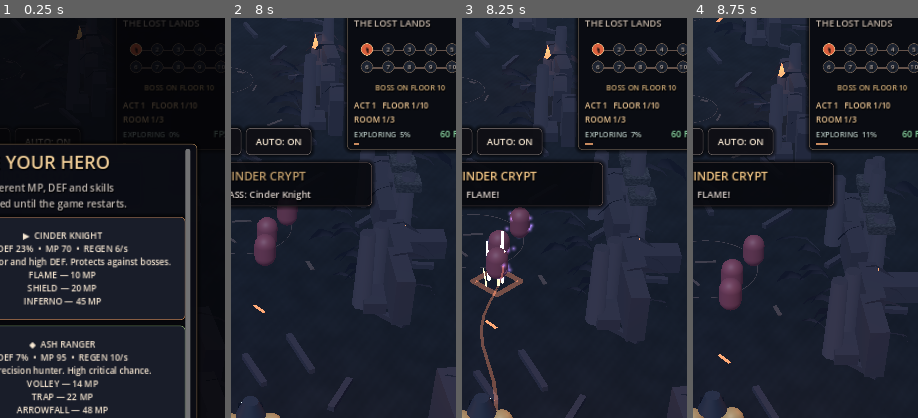
Above: before the commit, frames 1-4 (left to right).
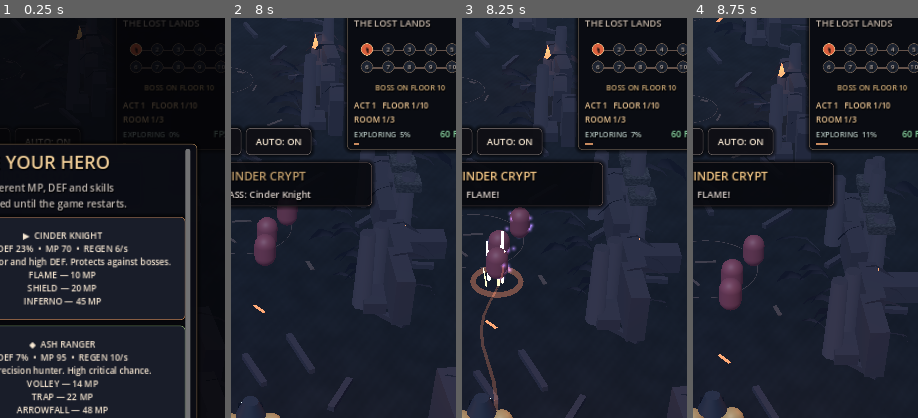
Above: after the commit, the same moments.

Repository: bananofil-wq/AshenIdle
Game: Godot game, scene res://scenes/main.tscn
The game is run twice, just before and just after one commit, with the same random seed, the same clock (stepped at 60 frames per second) and the same inputs.
Inputs:
- Up to frame 1 (0.25 s): no input
- Up to frame 2 (8 s): click "LOOT" at 0.5 s; click "EVOLVE" at 1.25 s; click "TALENT" at 2 s; click "AUTO: ON" at 2.75 s; click "BOSS" at 3.5 s; click "FARM" at 4.25 s; click "PUSH" at 5 s; click "FORGE" at 5.75 s; click "SKILL+" at 6.5 s; click "▶ CINDER KNIGHT DEF 23% • MP …" at 7.25 s
- Up to frame 3 (8.25 s): click "FLAME R1 10 MP" at 8 s
- Up to frame 4 (8.75 s): no input
The pictures show only the part of the screen within x 45-95%, y 2-52%; the shares and areas given below are measured in that part.

Frames 1-2 are identical in both runs. In frame 3, 1.2% of the frame differs, in the area x 3-28%, y 62-98%; in frame 4, nothing differs.

Commit message:
Fix square shockwaves and tone down overcrowded neon into smoky dark-fantasy spell decals

Diff:
--- a/scripts/cinematic_skills.gd
+++ b/scripts/cinematic_skills.gd
@@ -10,7 +10,7 @@
     [Color("ff7a36"), Color("ffb255"), Color("b51b19")],
     [Color("93dd69"), Color("9fefff"), Color("e7c77a")],
     [Color("ec8153"), Color("98ddff"), Color("dcb3ff")],
-    [Color("e8516c"), Color("ac67f3"), Color("ed3d59")]
+    [Color("ad4355"), Color("7950a2"), Color("b42c4d")]
 ]
 var effects: Array = []
 var elapsed := 0.0
@@ -28,7 +28,7 @@
             var rel := Vector2(float(x) - 47.5, float(y) - 47.5) / 47.5
             var distance: float = rel.length()
             var swirls: float = 0.56 + 0.25 * sin(rel.x * 14.0 + rel.y * 7.0) * sin(rel.y * 12.0 - rel.x * 4.0)
-            var alpha: float = pow(maxf(0.0, 1.0 - distance), 2.5) * swirls
+            var alpha: float = pow(maxf(0.0, 1.0 - distance), 1.5) * swirls
             image.set_pixel(x, y, Color(1.0, 1.0, 1.0, alpha))
     haze_texture = ImageTexture.create_from_image(image)
 
@@ -90,7 +90,7 @@
     mat.albedo_color = Color(color.r, color.g, color.b, alpha)
     mat.emission_enabled = true
     mat.emission = color
-    mat.emission_energy_multiplier = 1.35 if additive else 0.60
+    mat.emission_energy_multiplier = 0.68 if additive else 0.06
     return mat
 
 func _spawn(mesh: Mesh, at: Vector3, color: Color, alpha: float,
@@ -111,7 +111,7 @@
     var shape := PlaneMesh.new()
     shape.size = Vector2(extent, extent)
     var plume := _spawn(shape, at + Vector3(0, 0.18, 0),
-        Color("442735"), 0.64, duration, "smoke", false)
+        Color("0c0715"), 0.91, duration, "smoke", false)
     if plume != null:
         var mat: StandardMaterial3D = plume.material_override as StandardMaterial3D
         mat.albedo_texture = haze_texture
@@ -143,8 +143,10 @@
     var mesh := TorusMesh.new()
     mesh.inner_radius = radius - width
     mesh.outer_radius = radius
-    mesh.rings = 4
-    mesh.ring_segments = 54
+    # Major-ring subdivisions, not tube subdivisions. Four rings created a
+    # giant bright DIAMOND instead of a circular shockwave on Godot.
+    mesh.rings = 64
+    mesh.ring_segments = 8
     var node := _spawn(mesh, at + Vector3(0, 0.105, 0), tint, alpha, duration, style)
     if node != null and style == "shock":
         node.scale = Vector3.ONE * 0.46
@@ -201,7 +203,7 @@
         if i % 3 == 0:
             paths.append([q * radius * 0.58, q.rotated(Vector3.UP, 0.24) * radius * 0.77, 0.023])
     var mesh: Mesh = _mesh_from_strokes(paths, 0.024)
-    _spawn(mesh, center + Vector3(0, 0.15, 0), tint, 0.79, lifetime, "rune")
+    _spawn(mesh, center + Vector3(0, 0.15, 0), tint, 0.40, lifetime, "rune")
 
 func _fractures(center: Vector3, radius: float, tint: Color,
         duration: float = 1.5, thorns: int = 7) -> void:
@@ -217,7 +219,7 @@
                 cos(theta + angular_wiggle) * radius * progress,
                 0.0,
                 sin(theta + angular_wiggle) * radius * progress)
-            paths.append([previous, endpoint, 0.085 * (1.1 - progress * 0.58)])
+            paths.append([previous, endpoint, 0.058 * (1.1 - progress * 0.58)])
             if j == 3 or j == 5:
                 var off := theta + (0.38 if j == 3 else -0.43)
                 var fork := endpoint + Vector3(cos(off) * radius * 0.27, 0,
@@ -227,12 +229,12 @@
     var background: Array = paths + branch_paths
     _spawn(_mesh_from_strokes(background, 0.08),
         center + Vector3(0, 0.115, 0), Color("100b17"), 0.91, duration * 1.22, "fissure", false)
-    _spawn(_mesh_from_strokes(paths, 0.065),
-        center + Vector3(0, 0.142, 0), tint, 0.75, duration, "fissure")
-    _ring(center, radius * 0.74, 0.055, tint, 0.50, "shock", 0.8)
+    _spawn(_mesh_from_strokes(paths, 0.046),
+        center + Vector3(0, 0.142, 0), tint, 0.46, duration, "fissure")
+    _ring(center, radius * 0.74, 0.045, tint, 0.45, "shock", 0.44)
 
 func _whip(origin: Vector3, destination: Vector3, tint: Color,
-        width: float = 0.20, duration: float = 0.42) -> void:
+        width: float = 0.20, duration: float = 0.42, dark: bool = false) -> void:
     # One continuous sinuous mesh, not a single rigid neon tube.
     var axis: Vector3 = destination - origin
     var across := Vector3(-axis.z, 0, axis.x).normalized()
@@ -245,7 +247,9 @@
         now.y = (axis * f).y + sin(f * PI) * 0.2
         paths.append([previous, now, width * (1.05 - 0.55 * f)])
         previous = now
-    _spawn(_mesh_from_strokes(paths, width), origin, tint, 0.82, duration, "beam")
+    _spawn(_mesh_from_strokes(paths, width), origin,
+        tint if not dark else tint.darkened(0.38),
+        0.58 if not dark else 0.53, duration, "beam", not dark)
 
 func _embers(at: Vector3, tint: Color, power: int = 10) -> void:
     # Tiny procedural rising tongues have depth and motion without a giant
@@ -258,6 +262,14 @@
             randomizer.randf_range(0.025, 0.095),
             tint.lightened(randomizer.randf_range(0.08, 0.45)), 0.45)
         sparks_total += 1
+
+func clear_all() -> void:
+    for entry in effects:
+        var node: MeshInstance3D = entry["node"] as MeshInstance3D
+        if is_instance_valid(node):
+            node.queue_free()
+    effects.clear()
+
 
 func cast(hero_class: int, slot: int, rank: int, start: Vector3,
         destination: Vector3, targets: Array) -> void:
@@ -300,7 +312,7 @@
                     _ring(point, 0.47, 0.08, primary, 0.28)
                     current = endpoint
             else:
-                _whip(origin, impact + Vector3(0, 0.15, 0), Color("4d1945"), 0.31, 0.7)
+                _whip(origin, impact + Vector3(0, 0.15, 0), Color("4d1945"), 0.18, 0.7, true)
                 _smoke(destination, 4.8 + scale_bonus, 1.7)
                 _fractures(destination, 2.35 + scale_bonus, primary, 1.8, 9)
                 _sigil(destination, 1.7 + scale_bonus, Color("b36ae0"), 1.6, 24)
@@ -311,19 +323,22 @@
             var radius: float = 2.35 + scale_bonus * 1.5
             _smoke(destination, radius * 3.0, 2.3)
             _sigil(destination, radius, primary, 1.85, 32)
-            _ring(destination, radius * 0.86, 0.16, primary, 0.7, "charge", 0.72)
+            _ring(destination, radius * 0.86, 0.10, primary, 0.7, "charge", 0.45)
             _fractures(destination, radius * 1.30, primary, 2.15, 10)
-            _ring(destination, radius, 0.19, Color("f9d1b1"), 0.53, "shock")
-            for i in range(5):
-                var theta: float = TAU * float(i) / 5.0
+            _ring(destination, radius, 0.105,
+                primary.lightened(0.33), 0.53, "shock", 0.47)
+            # A handful of heavy smoky tendrils, not five glowing white
+            # ribbons crossing at the same spot (the old neon spiderweb).
+            for i in range(3):
+                var theta: float = TAU * float(i) / 3.0
                 var edge := destination + Vector3(cos(theta) * radius * 0.9,
                     randomizer.randf_range(0.32, 0.8), sin(theta) * radius * 0.9)
-                _whip(origin, edge, primary, 0.17, 0.65)
+                _whip(origin, edge, primary, 0.085, 0.58, cls == 3)
             if cls == 2:
                 for i in range(mini(targets.size(), 6)):
                     var point: Vector3 = targets[i] as Vector3
                     _bolts(origin, point + Vector3(0, 0.8, 0), primary, 2)
             elif cls == 3:
-                _sigil(destination, radius * 1.2, Color("3a153d"), 2.7, 28)
-                _fractures(destination, radius * 1.55, Color("d32955"), 2.5, 12)
+                _sigil(destination, radius * 1.2, Color("30172c"), 2.7, 20)
+                _fractures(destination, radius * 1.44, Color("8e244a"), 2.5, 7)
             _embers(destination, Color("ffb983") if cls == 0 else primary, 9)
